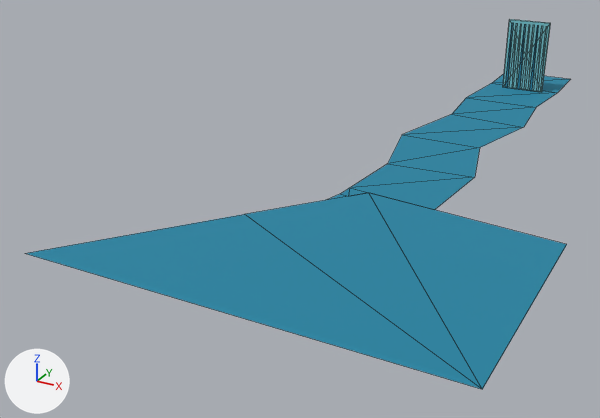
The glTF model assets/models/greystone/blender_master/water.glb: old version first, new version second.
The view is the same before and after, from a camera (50 mm lens) standing at (62.8, -105.3, 41.9) and looking at (11.6, -12.2, -4.7). The lights are fixed; the arrows at lower left show +X, +Y and +Z. The first picture is the older version. Mesh edges are drawn as thin lines.

Before the edit, the objects in view are built like this:
```python
ob_lake = bpy.data.objects.new('Lake', me_lake)
ob_lake.location = (0.0, 0.0, 0.0)
ob_river = bpy.data.objects.new('River', me_riverclipped)
ob_river.location = (0.0, 0.0, 0.0)
ob_waterfall = bpy.data.objects.new('Waterfall', me_waterfall)
ob_waterfall.location = (28.0, 39.8, 8.0)
ob_waterfallstream = bpy.data.objects.new('WaterfallStream', me_waterfallstream)
ob_waterfallstream.location = (0.0, 0.0, 0.0)
ob_waterfallstream_003 = bpy.data.objects.new('WaterfallStream.003', me_waterfallstream_003)
ob_waterfallstream_003.location = (0.0, 0.0, 0.0)
ob_waterfallstream_004 = bpy.data.objects.new('WaterfallStream.004', me_waterfallstream_004)
ob_waterfallstream_004.location = (0.0, 0.0, 0.0)
ob_waterfallstream_005 = bpy.data.objects.new('WaterfallStream.005', me_waterfallstream_005)
ob_waterfallstream_005.location = (0.0, 0.0, 0.0)
ob_waterfallstream_006 = bpy.data.objects.new('WaterfallStream.006', me_waterfallstream_006)
ob_waterfallstream_006.location = (0.0, 0.0, 0.0)
```
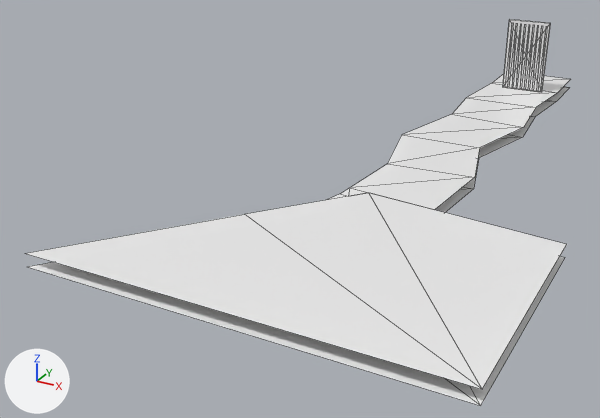
Edits to the bpy script that builds the scene:
```text
Change mat_water:
    mat_water.base_color: (0.0134, 0.233, 0.367) -> (1.0, 1.0, 1.0)  # cyan #1f85a3 -> white #ffffff
    mat_water.roughness: 0.9 -> 0.22
Change mat_foam:
    mat_foam.base_color: (0.196, 0.57, 0.621) -> (1.0, 1.0, 1.0)  # cyan #7ac7cf -> white #ffffff
Add mat_stone:
    mat_stone = principled_material('stone')
    mat_stone.base_color = (1.0, 1.0, 1.0)  # white #ffffff
    mat_stone.roughness = 0.94
Add me_riverclipped_002:
    me_riverclipped_002.from_pydata([(34.0, 51.0, 2.0), (22.0, 51.0, 2.0), (22.0, 41.3, 2.0), (34.0, 40.7, 2.0), (21.0, 30.0, 2.0), (33.0, 30.0, 2.0), (22.0, 19.5, 2.0), (34.0, 18.5, 2.0), (19.0, 6.0, 2.0), (31.0, 6.0, 2.0), (22.0, -6.5, 2.0), (34.0, -5.5, 2.0), (21.3, -16.7, 2.0), (33.1, -18.1, 2.0), (21.1, -19.0, 2.0), (22.3, -19.2, 2.0), (24.0, -17.0, 2.0), (20.4, -21.7, 2.0)], [], [(0, 1, 2), (0, 2, 3), (3, 2, 4), (3, 4, 5), (5, 4, 6), (5, 6, 7), (7, 6, 8), (7, 8, 9), (9, 8, 10), (9, 10, 11), (11, 10, 12), (11, 12, 13), (12, 14, 15), (12, 15, 16), (15, 14, 17)])
    me_riverclipped_002.materials.append(mat_stone)  # white #ffffff
Add me_lake_002:
    me_lake_002.from_pydata([(-1.0, -50.0, 2.0), (49.0, -50.0, 2.0), (49.0, -20.0, 2.0), (24.0, -17.0, 2.0), (14.0, -30.0, 2.0)], [], [(4, 0, 1), (1, 2, 3), (1, 3, 4)])
    me_lake_002.materials.append(mat_stone)  # white #ffffff
Add ob_river_bed:
    ob_river_bed = bpy.data.objects.new('River_Bed', me_riverclipped_002)
    ob_river_bed.location = (0.0, 0.0, -1.6)
Add ob_lake_bed:
    ob_lake_bed = bpy.data.objects.new('Lake_Bed', me_lake_002)
    ob_lake_bed.location = (0.0, 0.0, -1.6)
```

Pixel boxes (x1, y1, x2, y2) of what changed, in the pictures (600 x 418 px):
'Lake', recoloured, surface changed
    both: (25, 193, 567, 389)
'River', recoloured, surface changed
    both: (327, 74, 570, 210)
'Lake_Bed', added
    after: (29, 256, 565, 406)
'Waterfall', recoloured
    both: (503, 19, 550, 92)
'River_Bed', added
    after: (435, 87, 569, 212)
'WaterfallStream.008', recoloured
    both: (538, 26, 547, 92)
'WaterfallStream.004', recoloured
    both: (521, 24, 530, 90)
'WaterfallStream.007', recoloured
    both: (533, 26, 543, 91)
'WaterfallStream.006', recoloured, surface changed
    both: (529, 25, 538, 91)
'WaterfallStream.003', recoloured, surface changed
    both: (517, 24, 526, 89)
'WaterfallStream.005', recoloured
    both: (525, 25, 534, 90)
'WaterfallStream.001', recoloured
    both: (509, 23, 517, 88)
'WaterfallStream', recoloured, surface changed
    both: (505, 23, 513, 87)
'WaterfallStream.002', recoloured
    both: (513, 24, 521, 89)
